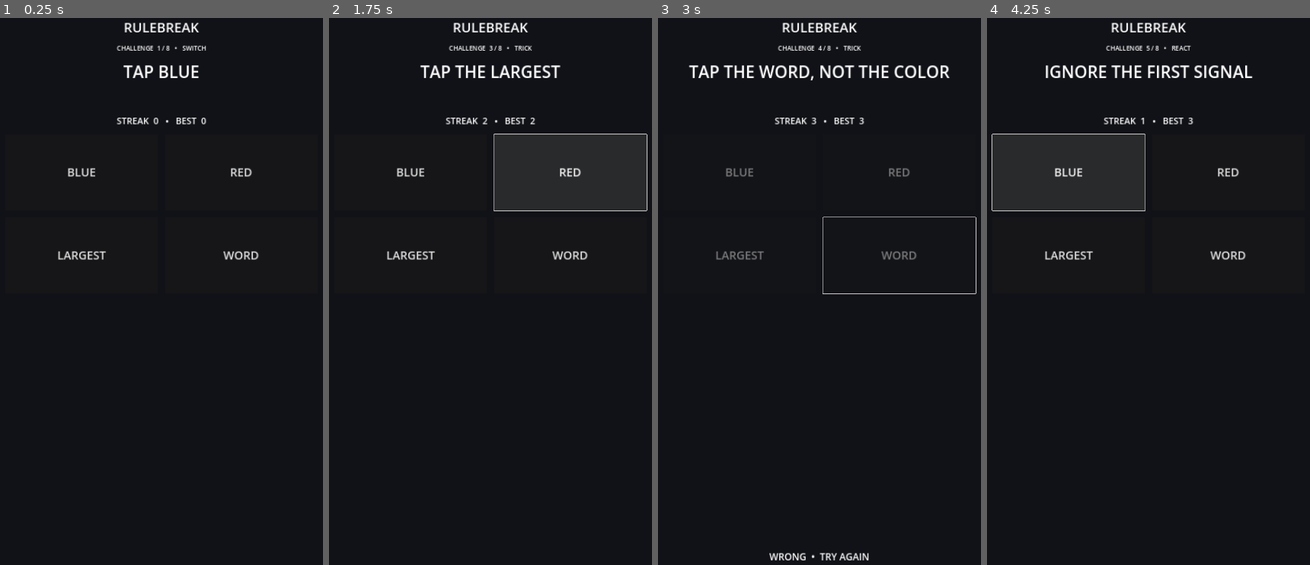
Above: before the commit, frames 1-4 (left to right).
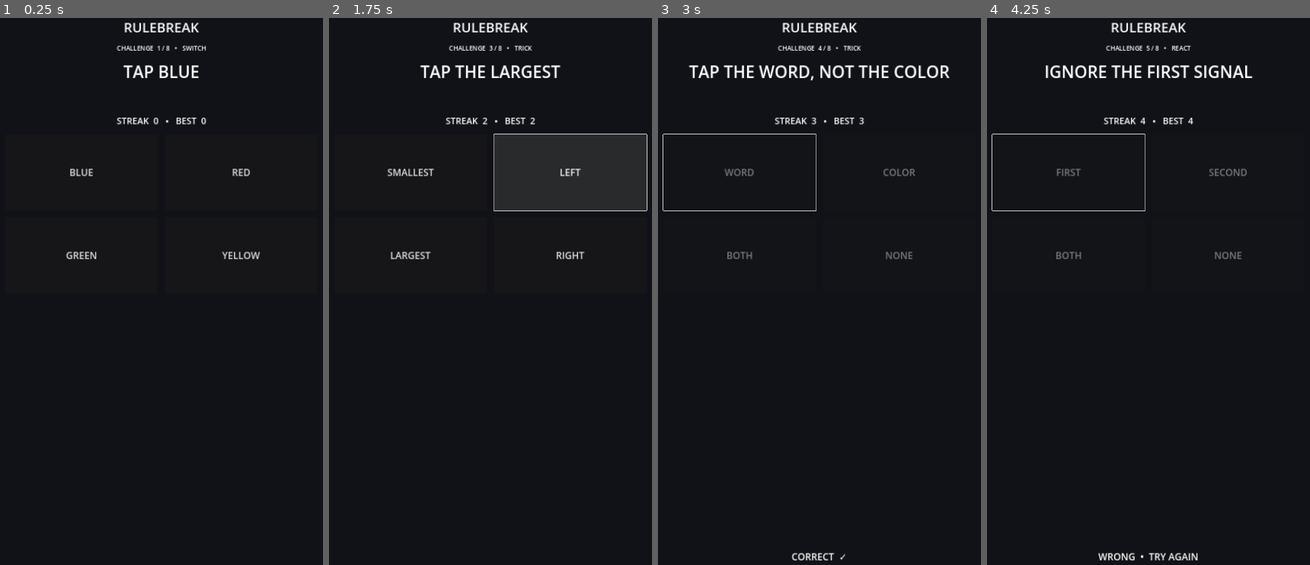
Above: after the commit, the same moments.

Repository: lukeniukrostyslav/rulebreak8
Game: Godot game, scene res://main.tscn
The game is run twice, just before and just after one commit, with the same random seed, the same clock (stepped at 60 frames per second) and the same inputs.
Inputs (mouse positions are in pixels of both pictures, inside the frame that each line leads up to):
- Up to frame 1 (0.25 s): no input
- Up to frame 2 (1.75 s): click "BLUE" at 0.5 s; click "RED" at 1.25 s
- Up to frame 3 (3 s): click "LARGEST" at 2 s; click "WORD" at 2.75 s
- Up to frame 4 (4.25 s): click (1067, 171) at 3.5 s, where only the run after the commit has a clickable "FIRST"

The runs differ from the first frame. In frame 1, 0.5% of the frame differs, in the area x 17-81%, y 27-45%; in frame 2, 0.5%; in frame 3, 1.1%, in the area x 1-99%, y 21-100%; in frame 4, 0.8%.

Commit message:
feat: render challenge choices from challenge data

Diff:
--- a/scripts/game.gd
+++ b/scripts/game.gd
@@ -64,8 +64,7 @@
 
     for i in 4:
         var b := Button.new()
-        b.text = str(i + 1)
-        b.add_theme_font_size_override("font_size", 36)
+        b.add_theme_font_size_override("font_size", 30)
         b.custom_minimum_size = Vector2(0, 240)
         b.size_flags_horizontal = Control.SIZE_EXPAND_FILL
         b.pressed.connect(_on_choice.bind(i))
@@ -86,9 +85,10 @@
     rule_label.text = str(challenge.get("rule", ""))
     streak_label.text = "STREAK  %d   •   BEST  %d" % [progression.streak, progression.best_streak]
     feedback_label.text = ""
-    var labels := ["BLUE", "RED", "LARGEST", "WORD"]
+
+    var choices: Array = challenge.get("choices", [])
     for i in buttons.size():
-        buttons[i].text = labels[i]
+        buttons[i].text = str(choices[i]) if i < choices.size() else "—"
         buttons[i].disabled = false
 
 func _on_choice(choice: int) -> void:
